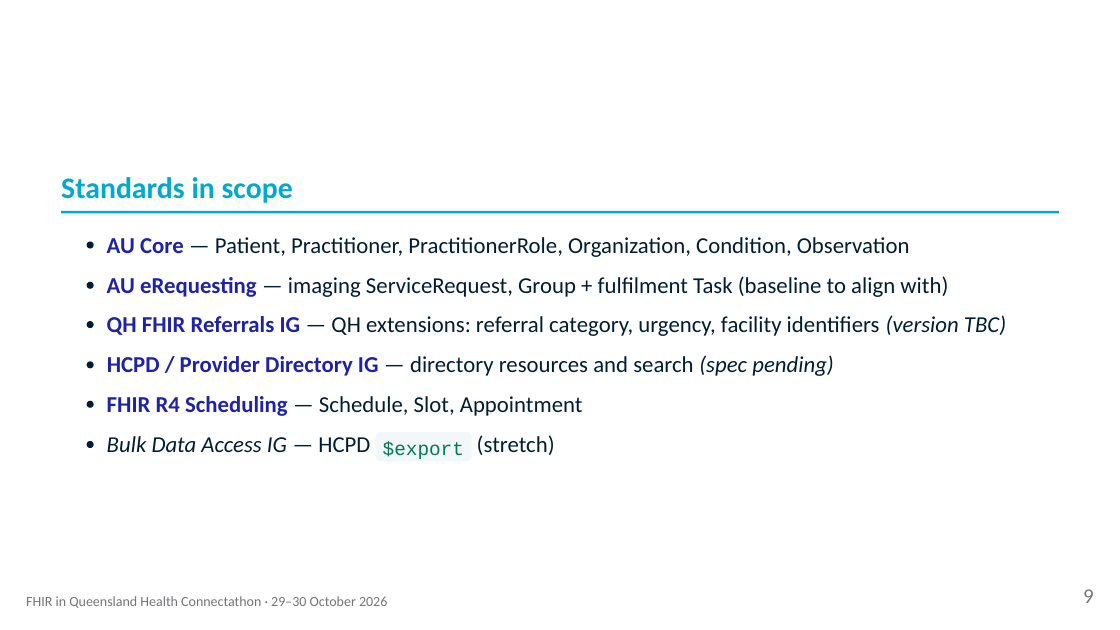
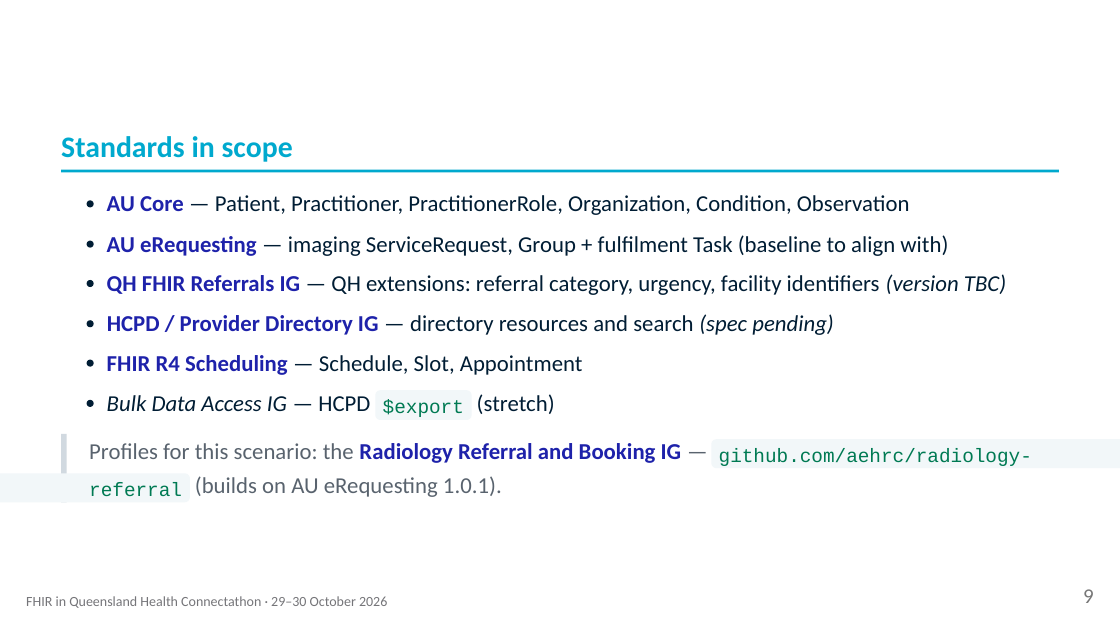
Before and after one commit to aehrc/qh-connectathon, a slide deck: slide 9 of 2026-10-29/1-FHIR-For-Services/Track2-KickOff-Deck.pptx. Drawn at 1120x630 pixels with LibreOffice and Linux fonts; fonts in the diff are those of the drawing. Boxes give left, top, right and bottom in pixels: in the first picture for what was removed or moved away, otherwise in the second. Text is boxed around its words. In the diff, an @@ line names an element or a change of style, - is before the commit and + after.

Commit message:
Add radiology-referral IG as submodule (tracks main) + cross-references
- Add aehrc/radiology-referral as a git submodule at ig/, tracking main branch
- Cross-reference the IG in the README (contents + IG section) and slides
  (Standards in scope + close slide)

```diff
--- a/2026-10-29/1-FHIR-For-Services/Track2-KickOff-Deck.pptx
+++ b/2026-10-29/1-FHIR-For-Services/Track2-KickOff-Deck.pptx
@@ freeform shape: place and size @@
-freeform shape at box(87, 441, 93, 448)
+freeform shape at box(87, 201, 93, 208)
@@ freeform shape at box(87, 280, 93, 287): outline redrawn @@
@@ freeform shape at box(87, 360, 93, 366): outline redrawn @@
@@ 9 texts, 2 freeform shapes: place and size @@
-9 texts, 2 freeform shapes at box(61, 177, 1060, 461)
+9 texts, 2 freeform shapes at box(61, 136, 1060, 420)
@@ freeform shape added at box(61, 434, 66, 502), fill #D1D9E0 @@
@@ text added at box(89, 443, 682, 463), 19.5 pt, text #1E22AA, bold @@
+Proﬁles for this scenario: the Radiology Referral and Booking IG —
@@ freeform shape added at box(712, 439, 1120, 468), fill #F2F7F9 @@
@@ text added at box(719, 448, 1032, 466), 16.6 pt, text #007A53 @@
+github.com/aehrc/radiology-
@@ freeform shape added at box(0, 474, 190, 502), fill #F2F7F9 @@
@@ text added at box(195, 476, 502, 497), 19.5 pt, text #59636E @@
+(builds on AU eRequesting 1.0.1).
@@ text added at box(89, 482, 182, 496), 16.6 pt, text #007A53 @@
+referral
```
Also in this commit, not shown: 1 other slide changed, 3 other files.
